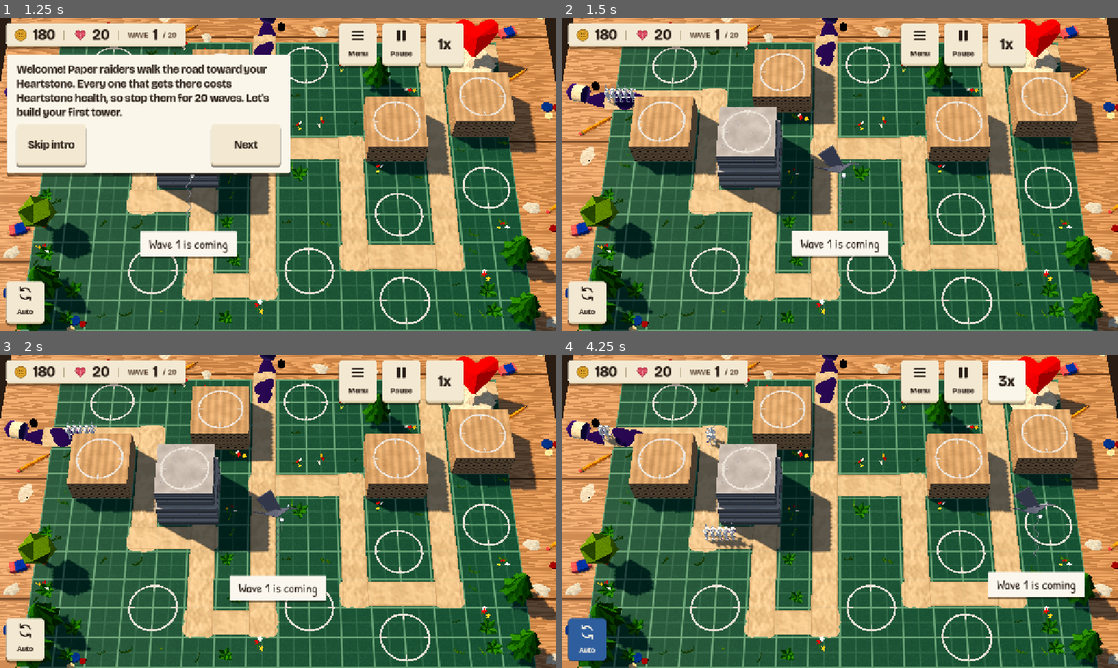
Above: before the commit, frames 1-4 (two rows, left to right).
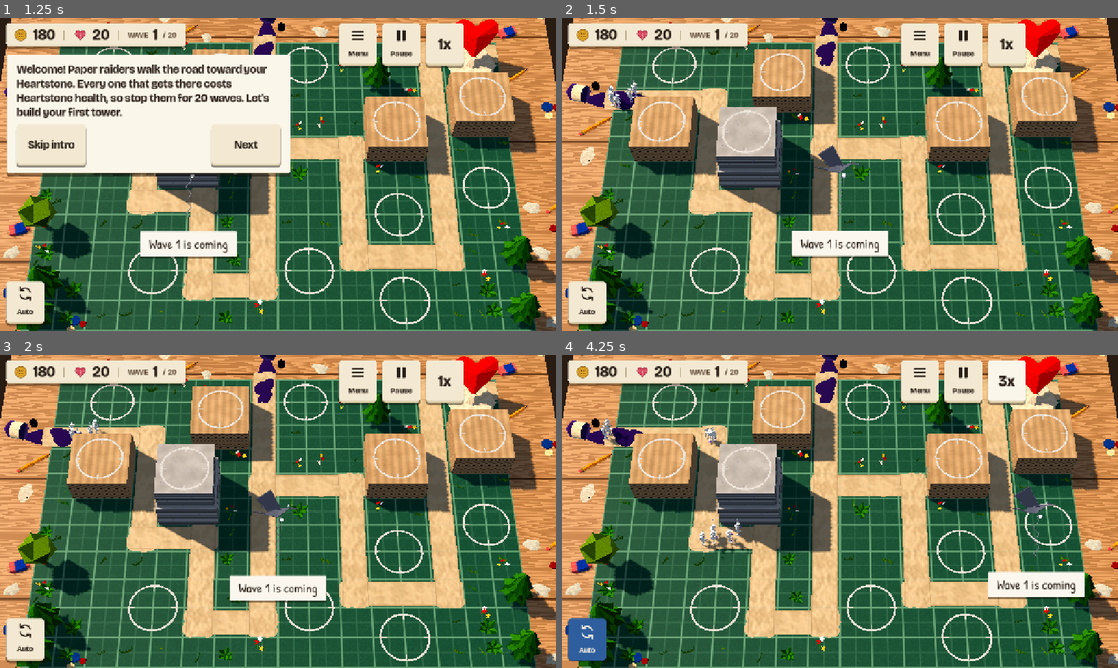
Above: after the commit, the same moments.

Repository: juanpalopez/psychic-bassoon
Game: Godot game, scene res://main.tscn
Same seed, same stepped clock (60 frames per second), same inputs: the game is played once before the commit and once after it.
Inputs:
- Up to frame 1 (1.25 s): click "Start wave 1" at 0.5 s
- Up to frame 2 (1.5 s): click "Skip intro" at 1.25 s
- Up to frame 3 (2 s): no input
- Up to frame 4 (4.25 s): click "Auto" at 2 s; click "1x" at 2.75 s; click "2x" at 3.5 s

Frame 1 is identical in both runs. In frame 2, 0.3% of the frame differs, in the area x 7-16%, y 19-31%; in frame 3, 0.2%; in frame 4, 0.8%, in the area x 6-36%, y 20-65%.

Commit message:
feat(render): spread overlapping foes across the road so a crowd reads (#311)
* feat(render): spread overlapping foes across the road so a crowd reads

Co-Authored-By: Claude Sonnet 5.5 <noreply@anthropic.com>
Claude-Session: https://claude.ai/code/session_013kCD1gD2mF2bzJQYitQCV3

* fix(render): ease foe headings so spread glides round corners

The offset used the raw heading, so it jumped across the road at every
corner. Headings now turn over a few ticks and are dropped when a foe
is gone. Adds corner and cleanup tests; flyer width test is stricter.

Refs #310

Co-Authored-By: Claude Sonnet 5.5 <noreply@anthropic.com>
Claude-Session: https://claude.ai/code/session_013kCD1gD2mF2bzJQYitQCV3

* fix(render): turn a foe's spread heading at once on a reversal

Easing between opposite headings collapsed back to the old one. Adds
reversal and flyer-corner tests and restores the misplaced doc comment.

Refs #310

Co-Authored-By: Claude Sonnet 5.5 <noreply@anthropic.com>
Claude-Session: https://claude.ai/code/session_013kCD1gD2mF2bzJQYitQCV3

---------

Co-authored-by: Claude Sonnet 5.5 <noreply@anthropic.com>

Diff:
--- /dev/null
+++ b/godot/render/foe_spread.gd
@@ -0,0 +1,40 @@
+## A small fixed offset per foe so a crowd on the road centre line reads as separate
+## foes. Render only: the sim's positions stay the truth for range, hits and picking.
+##
+## The offset depends only on the foe's id and its heading (an integer hash, no random
+## stream), so it never jitters and blends with the walk interpolation. Walkers spread
+## across the road within `LANE` and a little along it; flyers spread wider and also
+## vary in height.
+class_name FoeSpread
+extends RefCounted
+
+## Most a walker is moved across the road, in cells (the tape is 0.84 wide).
+const LANE := 0.23
+## Extra sideways jitter inside a lane, so lanes are not a visible grid.
+const JITTER := 0.01
+## Most a foe is moved along its heading, in cells.
+const STAGGER := 0.15
+## A flyer spreads wider across and varies in height (cells).
+const AIR_LANE := 0.35
+const AIR_HEIGHT := 0.4
+## Lanes ids cycle through; the stride keeps consecutive ids several lanes apart.
+const LANES := 7
+const LANE_STRIDE := 3
+const SALT_JITTER := 11
+const SALT_ALONG := 12
+const SALT_HEIGHT := 13
+
+
+## The world offset (x, height, z) of foe `id` walking along `heading` (a vector in
+## world x/z; zero length falls back to +x, along the road).
+static func offset(id: int, heading: Vector2, flying: bool = false) -> Vector3:
+	var along_dir := heading.normalized() if heading.length_squared() > 1e-9 else Vector2.RIGHT
+	var across_dir := Vector2(-along_dir.y, along_dir.x)
+	var lane := float(posmod(id * LANE_STRIDE, LANES)) / float(LANES - 1) * 2.0 - 1.0
+	var jitter := (CellHash.of(id, 0, 0, SALT_JITTER) - 0.5) * 2.0 * JITTER
+	var along := (CellHash.of(id, 0, 0, SALT_ALONG) - 0.5) * 2.0 * STAGGER
+	var width := AIR_LANE if flying else LANE
+	var sideways := lane * width + jitter
+	var planar := across_dir * sideways + along_dir * along
+	var height := CellHash.of(id, 0, 0, SALT_HEIGHT) * AIR_HEIGHT if flying else 0.0
+	return Vector3(planar.x, height, planar.y)
--- a/godot/render/foes_view.gd
+++ b/godot/render/foes_view.gd
@@ -40,6 +40,12 @@
 ## A foe that has not moved yet faces along the road, towards +x.
 const DEFAULT_YAW := PI / 2.0
 
+## How much of the way to a new heading a foe turns each tick (a corner takes a few ticks).
+const HEADING_EASE := 0.2
+
+## Whether foes are moved by their `FoeSpread` offset (tests turn it off to read sim points).
+var spread_enabled := true
+
 var _multimeshes := {}
 var _tick_seen := -1
 var _previous := {}
@@ -56,6 +62,8 @@
 ## The way each foe last walked (radians about the vertical axis), by foe id.
 var _yaws := {}
 var _drawn_yaws := {}
+## The way each foe last walked as a unit vector in world x/z, by foe id, for its spread.
+var _headings := {}
 ## The health bars over the hurt foes (one MultiMesh for all of them).
 var _bars: FoeBars
 
@@ -159,10 +167,40 @@
 	_previous.clear()
 	_current.clear()
 	_yaws.clear()
+	_headings.clear()
 	_bars.begin()
 	_bars.finish()
 	for type in _multimeshes:
 		(_multimeshes[type] as MultiMesh).visible_instance_count = 0
+
+
+## Eases each walking foe's heading towards the way it walked this tick, and forgets the
+## foes that are gone. A foe at a road corner turns its heading over several ticks, so its
+## spread offset glides round the corner instead of jumping across the road.
+func _ease_headings(game: GameState) -> void:
+	var alive := {}
+	for foe in game.foes:
+		alive[foe.id] = true
+		var walked: Vector2 = _current[foe.id] - _previous[foe.id]
+		if walked.length_squared() <= 1e-9:
+			continue
+		var raw := walked.normalized()
+		if not _headings.has(foe.id):
+			_headings[foe.id] = raw
+			continue
+		var old: Vector2 = _headings[foe.id]
+		# easing between opposite ways collapses back to the old one, so a reversal takes the
+		# new way at once (the sim's roads do not reverse; a knock-back could)
+		if old.dot(raw) < -0.5:
+			_headings[foe.id] = raw
+		else:
+			_headings[foe.id] = old.lerp(raw, HEADING_EASE).normalized()
+	for id in _headings.keys():
+		if not alive.has(id):
+			_headings.erase(id)
+	for id in _yaws.keys():
+		if not alive.has(id):
+			_yaws.erase(id)
 
 
 ## Draws the foes of `game`. `alpha` is how far we are from the last tick to the
@@ -181,6 +219,7 @@
 			before[foe.id] = _current.get(foe.id, next[foe.id])
 		_previous = before
 		_current = next
+		_ease_headings(game)
 	var blend := clampf(alpha, 0.0, 1.0)
 	for type in _used:
 		_used[type] = 0
@@ -198,20 +237,26 @@
 		var to: Vector2 = _current.get(foe.id, Vector2(foe.x, foe.y))
 		var at := from.lerp(to, blend)
 		var position := BoardSpace.point_to_world(at.x, at.y)
+		var walked := to - from
+		var lift := 0.0
+		if spread_enabled:
+			var spread := FoeSpread.offset(foe.id, _headings.get(foe.id, Vector2.RIGHT), foe.flying)
+			position.x += spread.x
+			position.z += spread.z
+			lift = spread.y
 		var scale := foe.radius / CAPSULE_RADIUS
 		var basis := Basis.from_scale(Vector3(scale, scale, scale))
-		position.y = GROUND + CAPSULE_HEIGHT * scale / 2.0
-		var head_y := GROUND + CAPSULE_HEIGHT * scale
+		position.y = GROUND + lift + CAPSULE_HEIGHT * scale / 2.0
+		var head_y := GROUND + lift + CAPSULE_HEIGHT * scale
 		if _models.has(foe.type):
 			var model: Dictionary = _models[foe.type]
-			var walked := to - from
 			if walked.length_squared() > 1e-9:
 				_yaws[foe.id] = atan2(walked.x, walked.y)
 			var yaw: float = _yaws.get(foe.id, DEFAULT_YAW)
 			scale = model.scale
 			basis = Basis(Vector3.UP, yaw) * Basis.from_scale(Vector3(scale, scale, scale))
-			position.y = GROUND + float(model.foot)
-			head_y = GROUND + float(model.height)
+			position.y = GROUND + lift + float(model.foot)
+			head_y = GROUND + lift + float(model.height)
 			_drawn_yaws[foe.type][index] = yaw
 		multimesh.set_instance_transform(index, Transform3D(basis, position))
 		var hp := foe.hp if hold == null else hold.shown_hp(foe)
--- /dev/null
+++ b/godot/tests/render/test_foe_spread.gd
@@ -0,0 +1,231 @@
+## The render-only offset that keeps a crowd of foes from drawing as one blob.
+extends GutTest
+
+const FOES := preload("res://content/foes.gd")
+const HEADING := Vector2.RIGHT
+
+
+func _foe(id: int, type: String, x: float, y: float) -> Foe:
+	var foe := Foe.new()
+	foe.id = id
+	foe.type = type
+	foe.x = x
+	foe.y = y
+	foe.hp = 20
+	foe.max_hp = 20
+	foe.radius = float(FOES.DEFS[type].radius)
+	return foe
+
+
+func _game_with(foes: Array[Foe], tick: int = 1) -> GameState:
+	var game := GameState.new()
+	game.tick_count = tick
+	game.foes = foes
+	return game
+
+
+func _drawn_view() -> FoesView:
+	var view := FoesView.new()
+	add_child_autofree(view)
+	return view
+
+
+func test_same_id_gives_the_same_offset() -> void:
+	assert_eq(FoeSpread.offset(7, HEADING), FoeSpread.offset(7, HEADING))
+	assert_eq(FoeSpread.offset(7, HEADING, true), FoeSpread.offset(7, HEADING, true))
+
+
+func test_walkers_stay_inside_the_lane_and_stagger() -> void:
+	for id in 500:
+		var o := FoeSpread.offset(id, HEADING)
+		assert_lte(absf(o.z), FoeSpread.LANE + FoeSpread.JITTER + 1e-6, "across %d" % id)
+		assert_lte(absf(o.x), FoeSpread.STAGGER + 1e-6, "along %d" % id)
+		assert_eq(o.y, 0.0, "walkers keep their height")
+
+
+func test_lane_follows_the_heading() -> void:
+	# heading down the board (+z): across is x, along is z
+	for id in 100:
+		var o := FoeSpread.offset(id, Vector2(0, 1))
+		assert_lte(absf(o.x), FoeSpread.LANE + FoeSpread.JITTER + 1e-6)
+		assert_lte(absf(o.z), FoeSpread.STAGGER + 1e-6)
+
+
+func test_neighbouring_ids_draw_visibly_apart() -> void:
+	for id in 200:
+		var a := FoeSpread.offset(id, HEADING)
+		var b := FoeSpread.offset(id + 1, HEADING)
+		assert_gte(Vector2(a.x - b.x, a.z - b.z).length(), 0.2, "ids %d and %d" % [id, id + 1])
+
+
+func test_offsets_spread_over_both_sides_and_many_values() -> void:
+	var left := 0
+	var right := 0
+	var seen := {}
+	for id in 200:
+		var o := FoeSpread.offset(id, HEADING)
+		if o.z < 0.0:
+			left += 1
+		elif o.z > 0.0:
+			right += 1
+		seen[snappedf(o.z, 0.001)] = true
+	assert_gt(left, 50)
+	assert_gt(right, 50)
+	assert_gt(seen.size(), 20)
+
+
+func test_a_zero_heading_falls_back_to_along_the_road() -> void:
+	assert_eq(FoeSpread.offset(5, Vector2.ZERO), FoeSpread.offset(5, Vector2.RIGHT))
+
+
+func test_flyers_vary_in_height_and_spread_wider() -> void:
+	var heights := {}
+	var widest := 0.0
+	for id in 200:
+		var o := FoeSpread.offset(id, HEADING, true)
+		assert_gte(o.y, 0.0)
+		assert_lte(o.y, FoeSpread.AIR_HEIGHT + 1e-6)
+		heights[snappedf(o.y, 0.01)] = true
+		widest = maxf(widest, absf(o.z))
+	assert_gt(heights.size(), 10)
+	assert_gt(widest, FoeSpread.LANE + FoeSpread.JITTER)
+
+
+func test_two_foes_at_one_sim_position_draw_apart() -> void:
+	var view := _drawn_view()
+	view.update(
+		_game_with(
+			[_foe(0, "scrapGoblin", 4.5, 3.5), _foe(1, "scrapGoblin", 4.5, 3.5)] as Array[Foe]
+		),
+		1.0
+	)
+	var a := view.drawn_position("scrapGoblin", 0)
+	var b := view.drawn_position("scrapGoblin", 1)
+	assert_gte(Vector2(a.x - b.x, a.z - b.z).length(), 0.2)
+
+
+func test_a_standing_foe_keeps_one_spot_and_stays_near_the_sim_point() -> void:
+	var view := _drawn_view()
+	var game := _game_with([_foe(3, "scrapGoblin", 4.5, 3.5)] as Array[Foe])
+	view.update(game, 1.0)
+	var first := view.drawn_position("scrapGoblin", 0)
+	game.tick_count = 2
+	view.update(game, 0.5)
+	assert_eq(view.drawn_position("scrapGoblin", 0), first, "no jitter while standing")
+	var truth := BoardSpace.point_to_world(4.5, 3.5)
+	assert_lte(absf(first.z - truth.z), FoeSpread.LANE + FoeSpread.JITTER + 1e-5)
+
+
+func test_a_walking_foe_is_offset_across_its_heading() -> void:
+	var view := _drawn_view()
+	var foe := _foe(1, "scrapGoblin", 4.0, 3.5)
+	var game := _game_with([foe] as Array[Foe])
+	view.update(game, 1.0)
+	foe.y = 4.5
+	game.tick_count = 2
+	view.update(game, 1.0)
+	# walking +z: across is x
+	var truth := BoardSpace.point_to_world(4.0, 4.5)
+	var o := FoeSpread.offset(1, Vector2(0, 1))
+	var at := view.drawn_position("scrapGoblin", 0)
+	assert_almost_eq(at.x, truth.x + o.x, 1e-5)
+	assert_almost_eq(at.z, truth.z + o.z, 1e-5)
+
+
+func test_the_offset_glides_round_a_road_corner() -> void:
+	# a foe walks right, then turns down; its drawn spot may not jump across the road
+	var view := _drawn_view()
+	var foe := _foe(1, "scrapGoblin", 2.0, 2.0)
+	var previous := Vector3.ZERO
+	var biggest := 0.0
+	for tick in 20:
+		if tick < 10:
+			foe.x += 0.1
+		else:
+			foe.y += 0.1
+		view.update(_game_with([foe] as Array[Foe], tick + 1), 1.0)
+		var sim := BoardSpace.point_to_world(foe.x, foe.y)
+		var drawn := view.drawn_position("scrapGoblin", 0)
+		var offset := Vector3(drawn.x - sim.x, 0.0, drawn.z - sim.z)
+		if tick > 0:
+			biggest = maxf(biggest, offset.distance_to(previous))
+		previous = offset
+	assert_lt(biggest, 0.1, "no jump of more than a tenth of a cell between ticks")
+
+
+func test_a_foe_that_turns_right_round_takes_the_new_heading() -> void:
+	var view := _drawn_view()
+	var foe := _foe(2, "scrapGoblin", 5.0, 2.0)
+	view.update(_game_with([foe] as Array[Foe], 1), 1.0)
+	foe.x += 0.1
+	view.update(_game_with([foe] as Array[Foe], 2), 1.0)
+	foe.x -= 0.1
+	view.update(_game_with([foe] as Array[Foe], 3), 1.0)
+	assert_lt((view._headings[2] as Vector2).x, 0.0, "now walking back")
+
+
+func test_a_flyer_glides_round_a_corner_too() -> void:
+	var view := _drawn_view()
+	var flyer := _foe(3, "razorMoth", 2.0, 2.0)
+	flyer.flying = true
+	var previous := Vector3.ZERO
+	var biggest := 0.0
+	for tick in 20:
+		if tick < 10:
+			flyer.x += 0.1
+		else:
+			flyer.y += 0.1
+		view.update(_game_with([flyer] as Array[Foe], tick + 1), 1.0)
+		var sim := BoardSpace.point_to_world(flyer.x, flyer.y)
+		var drawn := view.drawn_position("razorMoth", 0)
+		var offset := Vector3(drawn.x - sim.x, 0.0, drawn.z - sim.z)
+		if tick > 0:
+			biggest = maxf(biggest, offset.distance_to(previous))
+		previous = offset
+	assert_lt(biggest, 0.12)
+
+
+func test_headings_of_gone_foes_are_forgotten() -> void:
+	var view := _drawn_view()
+	var foe := _foe(5, "scrapGoblin", 2.0, 2.0)
+	view.update(_game_with([foe] as Array[Foe], 1), 1.0)
+	foe.x += 0.1
+	view.update(_game_with([foe] as Array[Foe], 2), 1.0)
+	assert_true(view._headings.has(5))
+	view.update(_game_with([] as Array[Foe], 3), 1.0)
+	assert_false(view._headings.has(5), "pruned when the foe is gone")
+
+
+func test_health_bars_follow_the_offset_foe() -> void:
+	var view := _drawn_view()
+	var foe := _foe(2, "scrapGoblin", 4.5, 3.5)
+	foe.hp = 5
+	view.update(_game_with([foe] as Array[Foe]), 1.0)
+	var at := view.drawn_position("scrapGoblin", 0)
+	var bars: FoeBars = view._bars
+	assert_almost_eq(bars.drawn_position(0).x, at.x, 1e-5)
+	assert_almost_eq(bars.drawn_position(0).z, at.z, 1e-5)
+
+
+func test_a_flyer_is_drawn_higher_by_its_offset_and_bar_follows() -> void:
+	var view := _drawn_view()
+	var foe := _foe(9, "razorMoth", 4.5, 3.5)
+	foe.flying = true
+	foe.hp = 2
+	view.update(_game_with([foe] as Array[Foe]), 1.0)
+	var o := FoeSpread.offset(9, Vector2.RIGHT, true)
+	var base := BoardSpace.point_to_world(4.5, 3.5)
+	var at := view.drawn_position("razorMoth", 0)
+	assert_almost_eq(at.x, base.x + o.x, 1e-5)
+	assert_almost_eq(at.z, base.z + o.z, 1e-5)
+	assert_almost_eq(view._bars.drawn_position(0).x, at.x, 1e-5)
+
+
+func test_draw_calls_unchanged_one_multimesh_per_type() -> void:
+	var view := _drawn_view()
+	var foes: Array[Foe] = []
+	for id in 30:
+		foes.append(_foe(id, "scrapGoblin", 4.5, 3.5))
+	view.update(_game_with(foes), 1.0)
+	assert_eq(view.get_child_count(), FOES.FOE_IDS.size() + 1)
+	assert_eq(view.visible_count("scrapGoblin"), 30)
--- a/godot/tests/render/test_foes_view.gd
+++ b/godot/tests/render/test_foes_view.gd
@@ -6,6 +6,7 @@
 
 func _view() -> FoesView:
 	var view := FoesView.new()
+	view.spread_enabled = false
 	add_child_autofree(view)
 	return view
 
Not shown, added: godot/render/foe_spread.gd.uid
Not shown, added: godot/tests/render/test_foe_spread.gd.uid
